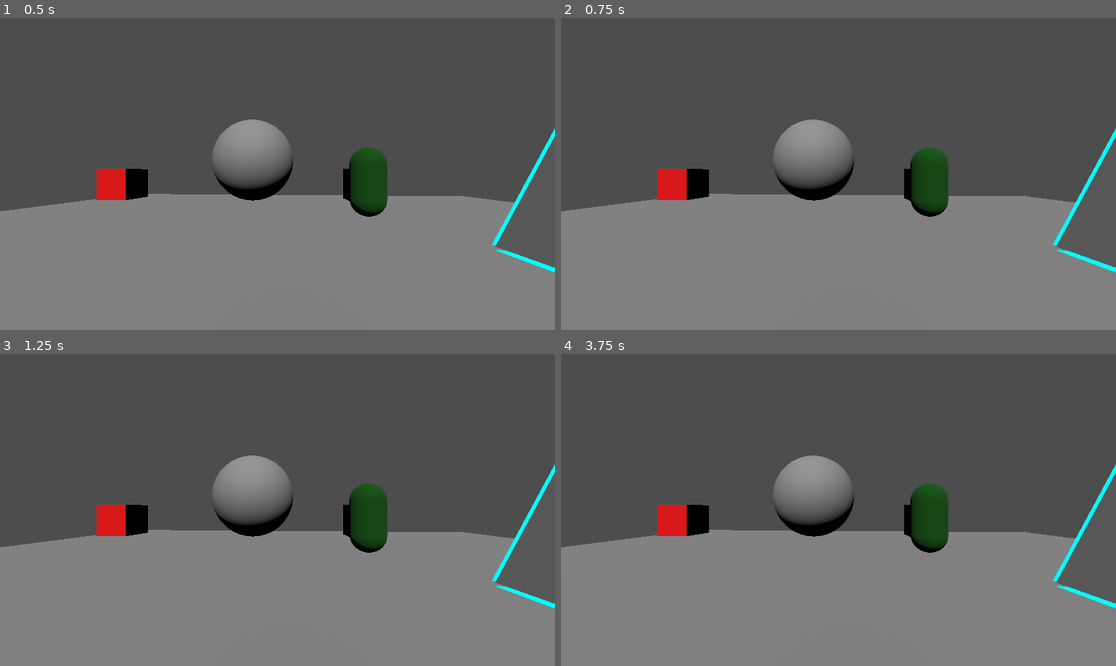
Above: before the commit, frames 1-4 (two rows, left to right).
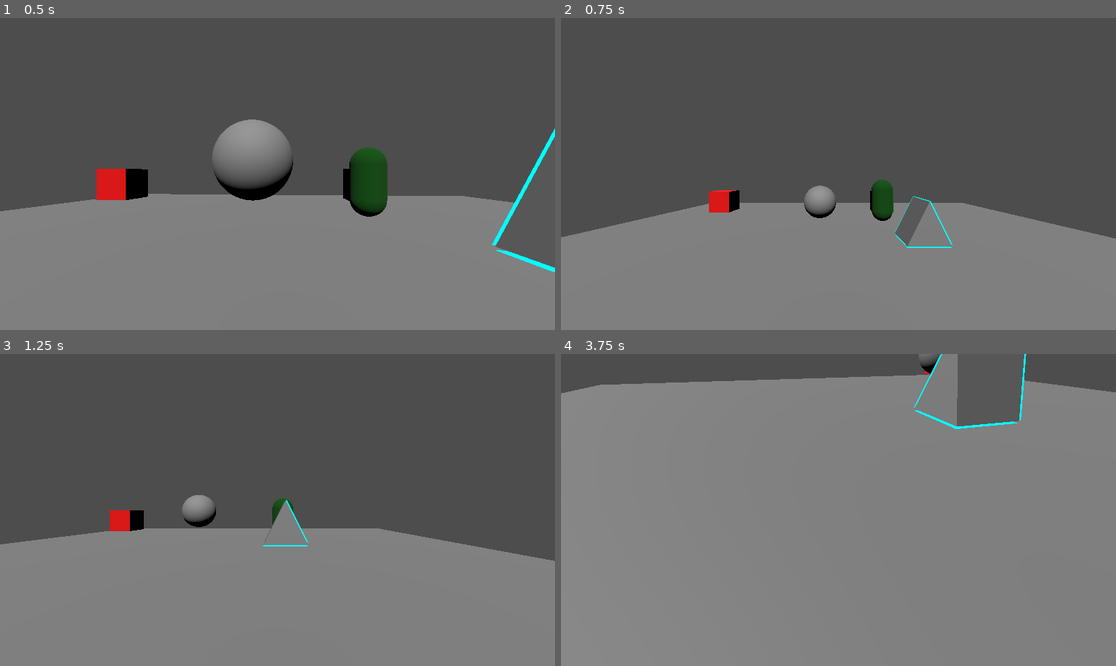
Above: after the commit, the same moments.

Repository: ZuzAser80/pstu_game
Game: Godot game, scene res://scenes/main.tscn
The game is run twice, just before and just after one commit, with the same random seed, the same clock (stepped at 60 frames per second) and the same inputs.
Inputs (mouse positions are in pixels of both pictures, inside the frame that each line leads up to):
- Up to frame 1 (0.5 s): no input
- Up to frame 2 (0.75 s): tap Enter at 0.5 s; move the mouse to (960, 158) at 0.52 s; hold D (move_right) from 0.53 s (still down); tap E at 0.6 s; click (960, 158) at 0.67 s
- Up to frame 3 (1.25 s): keep holding D (move_right)
- Up to frame 4 (3.75 s): move the mouse to (727, 525) at 1.27 s; release D (move_right) at 1.28 s; hold S (move_back) 1.28-2.03 s; tap E every 0.75 s from 1.35 to 3.6 s; click (727, 525) at 1.42 s; tap Space at 2 s; move the mouse to (894, 441) at 2.02 s; hold D (move_right) 2.03-2.78 s; click (894, 441) at 2.17 s; move the mouse to (810, 572) at 2.77 s; hold W (move_forward) 2.78-3.53 s; click (810, 572) at 2.92 s; tap Enter at 3.5 s; move the mouse to (1005, 556) at 3.52 s; hold A (move_left) from 3.53 s (still down); click (1005, 556) at 3.67 s

Frame 1 is identical in both runs. In frame 2, 10% of the frame differs, in the area x 0-100%, y 32-82%; in frame 3, 7.5%; in frame 4, 48%, in the area x 0-100%, y 0-82%.
Error after the commit: Invalid call. Nonexistent function 'has_meta' in base 'Nil'. (res://scripts/office/office_cam.gd:29)

Commit message:
added freeroam and proper swap, refactored interactions

Diff:
--- a/scenes/main.tscn
+++ b/scenes/main.tscn
@@ -1,19 +1,24 @@
 [gd_scene format=3 uid="uid://cxwt2lcl313xd"]
 
 [ext_resource type="Material" uid="uid://byr736ycqbs81" path="res://materials/simple_outline.tres" id="1_jyhfs"]
-[ext_resource type="Script" uid="uid://db82qfoqrxidm" path="res://scripts/highlight_manager.gd" id="1_tefeu"]
+[ext_resource type="Script" uid="uid://db82qfoqrxidm" path="res://scripts/misc/highlight_manager.gd" id="1_tefeu"]
 [ext_resource type="Script" uid="uid://b2kfpk05e4ucs" path="res://scripts/office/office_cam.gd" id="2_0wfyh"]
-[ext_resource type="Script" uid="uid://bh7q6bb12tdsl" path="res://scripts/breakable.gd" id="3_a8y0u"]
+[ext_resource type="Script" uid="uid://7fnki0j8tex6" path="res://scripts/misc/game_mode.gd" id="2_dp3eg"]
+[ext_resource type="Script" uid="uid://bh7q6bb12tdsl" path="res://scripts/misc/breakable.gd" id="3_a8y0u"]
 [ext_resource type="Script" uid="uid://deiw3155qusc4" path="res://scripts/office/camera_system.gd" id="3_sugp2"]
 [ext_resource type="Script" uid="uid://0f752tg6ys4m" path="res://scripts/entity/ai_state_machine.gd" id="5_tefeu"]
 [ext_resource type="Script" uid="uid://cq8lujpb4pnwc" path="res://scripts/entity/states/idle_state.gd" id="6_tefeu"]
 [ext_resource type="Script" uid="uid://c58oxvpe0vxcf" path="res://scripts/entity/states/advance_state.gd" id="7_o6xl0"]
+[ext_resource type="Script" uid="uid://cgit0e4f72ekj" path="res://scripts/misc/interactable.gd" id="8_0ld40"]
 [ext_resource type="Script" uid="uid://c5fektthy474" path="res://scripts/entity/ai_base.gd" id="8_tipki"]
 [ext_resource type="Script" uid="uid://x4dwkb8dobyg" path="res://scripts/entity/room.gd" id="9_85g3d"]
 [ext_resource type="Material" uid="uid://dixh2yisiw34v" path="res://materials/red.tres" id="10_choun"]
 [ext_resource type="Material" uid="uid://u6yxwukpiebw" path="res://materials/green.tres" id="11_ya4ey"]
 [ext_resource type="Material" uid="uid://dct1v2aiicele" path="res://materials/new_standard_material_3d.tres" id="12_eb6dy"]
 [ext_resource type="Script" uid="uid://byfxivg2ygl03" path="res://scripts/entity/states/attack_state.gd" id="12_trceg"]
+[ext_resource type="Script" uid="uid://bx6ago02thqfp" path="res://scripts/freeroam/freeroam_controller.gd" id="15_jkv2x"]
+[ext_resource type="Script" uid="uid://dog8q1b40mg6l" path="res://scripts/freeroam/freeroam_cam.gd" id="16_jbj1t"]
+[ext_resource type="Script" uid="uid://cj6t3i7baijdq" path="res://scripts/misc/interactor.gd" id="17_muem4"]
 
 [sub_resource type="NavigationMesh" id="NavigationMesh_ya4ey"]
 vertices = PackedVector3Array(-9.628397, 0.48569483, -10.900717, -9.628397, 0.48569483, 10.849283, 9.621603, 0.48569483, 10.849283, 9.621603, 0.48569483, -10.900717)
@@ -46,29 +51,6 @@
 [sub_resource type="ViewportTexture" id="ViewportTexture_sugp2"]
 viewport_path = NodePath("SubViewport")
 
-[sub_resource type="GDScript" id="GDScript_tbgi4"]
-script/source = "extends Node3D
-
-@export var outlineNode : Node;
-
-# Called when the node enters the scene tree for the first time.
-func _ready() -> void:
-	pass # Replace with function body.
-
-
-func _enable_outline() -> void:
-	print(\"on\")
-	outlineNode.set_process(true);
-
-func _disnable_outline() -> void:
-	print(\"off\")
-	outlineNode.set_process(false);
-
-# Called every frame. 'delta' is the elapsed time since the previous frame.
-func _process(delta: float) -> void:
-	pass
-"
-
 [sub_resource type="BoxShape3D" id="BoxShape3D_sugp2"]
 
 [sub_resource type="SphereMesh" id="SphereMesh_tbgi4"]
@@ -78,12 +60,29 @@
 [sub_resource type="CapsuleShape3D" id="CapsuleShape3D_ya4ey"]
 
 [sub_resource type="CapsuleMesh" id="CapsuleMesh_ya4ey"]
+
+[sub_resource type="CapsuleShape3D" id="CapsuleShape3D_muem4"]
+
+[sub_resource type="CapsuleMesh" id="CapsuleMesh_dp3eg"]
 
 [node name="Node3D" type="Node3D" unique_id=553121940]
 script = ExtResource("1_tefeu")
 highlightables = Dictionary[NodePath, NodePath]({
 NodePath("Area3D"): NodePath("Area3D/CSGMesh3D2")
 })
+
+[node name="GameModeManager" type="Node" parent="." unique_id=1711575424 node_paths=PackedStringArray("freeroam_controller", "office_controller")]
+script = ExtResource("2_dp3eg")
+freeroam_controller = NodePath("../FreeroamController")
+office_controller = NodePath("../PlayerCam")
+metadata/_custom_type_script = "uid://7fnki0j8tex6"
+
+[node name="DirectionalLight3D" type="DirectionalLight3D" parent="." unique_id=2140260495 node_paths=PackedStringArray("cameras", "display", "close_up")]
+transform = Transform3D(1, 0, 0, 0, 0.6789161, 0.73421586, 0, -0.73421586, 0.6789161, 0, 1.3558397, 0)
+script = ExtResource("3_sugp2")
+cameras = [NodePath("../SubViewport"), NodePath("../SubViewport2")]
+display = NodePath("../Sprite3D")
+close_up = NodePath("../Sprite2D")
 
 [node name="NavigationRegion3D" type="NavigationRegion3D" parent="." unique_id=1360022572]
 transform = Transform3D(1, 0, 0, 0, 1, 0, 0, 0, 0.99999994, 0, 0, -1.1641532e-10)
@@ -132,25 +131,20 @@
 transform = Transform3D(0.9977573, 0, 0.06693565, 0, 1, 0, -0.06693565, 0, 0.9977573, 0, 1.3246332, 1.2483203)
 script = ExtResource("2_0wfyh")
 
-[node name="RayCast3D" type="RayCast3D" parent="PlayerCam" unique_id=543481756]
-target_position = Vector3(0, 0, -10)
+[node name="Interactor" type="Node3D" parent="PlayerCam" unique_id=843864897]
+script = ExtResource("17_muem4")
+handle_clicks = false
+metadata/_custom_type_script = "uid://cj6t3i7baijdq"
 
 [node name="Sprite3D" type="Sprite3D" parent="." unique_id=1475930270]
 transform = Transform3D(1, 0, 0, 0, 1, 0, 0, 0, 1, 0.24792838, 2.0287864, -13.379904)
 texture = SubResource("ViewportTexture_sugp2")
-
-[node name="DirectionalLight3D" type="DirectionalLight3D" parent="." unique_id=2140260495 node_paths=PackedStringArray("cameras", "display", "close_up")]
-transform = Transform3D(1, 0, 0, 0, 0.6789161, 0.73421586, 0, -0.73421586, 0.6789161, 0, 1.3558397, 0)
-script = ExtResource("3_sugp2")
-cameras = [NodePath("../SubViewport"), NodePath("../SubViewport2")]
-display = NodePath("../Sprite3D")
-close_up = NodePath("../Sprite2D")
 
 [node name="Area3D" type="Area3D" parent="." unique_id=411017893]
 transform = Transform3D(1, 0, 0, 0, 1, 0, 0, 0, 1, -0.47539008, 1.494439, -1.2940558)
 collision_layer = 3
 collision_mask = 524291
-script = SubResource("GDScript_tbgi4")
+script = ExtResource("8_0ld40")
 metadata/number = 0
 
 [node name="CollisionShape3D" type="CollisionShape3D" parent="Area3D" unique_id=909765754]
@@ -215,6 +209,7 @@
 wait_time = 2.0
 
 [node name="NavigationAgent3D" type="NavigationAgent3D" parent="AI_Base" unique_id=90240748]
+path_desired_distance = 0.1
 
 [node name="StateMachine" type="Node" parent="AI_Base/NavigationAgent3D" unique_id=2141207203 node_paths=PackedStringArray("initial_state", "ai_base")]
 script = ExtResource("5_tefeu")
@@ -238,8 +233,31 @@
 mesh = SubResource("CapsuleMesh_ya4ey")
 surface_material_override/0 = ExtResource("12_eb6dy")
 
+[node name="FreeroamController" type="CharacterBody3D" parent="." unique_id=900121344]
+process_mode = 4
+transform = Transform3D(1, 0, 0, 0, 1, 0, 0, 0, 1, 0, 1.95737, 5.0457587)
+script = ExtResource("15_jkv2x")
+metadata/_custom_type_script = "uid://bx6ago02thqfp"
+
+[node name="FreeroamCam" type="Camera3D" parent="FreeroamController" unique_id=1344695965]
+transform = Transform3D(1, 0, 0, 0, 1, 0, 0, 0, 1, 0, 0.5, 0)
+script = ExtResource("16_jbj1t")
+metadata/_custom_type_script = "uid://dog8q1b40mg6l"
+
+[node name="Interactor" type="Node3D" parent="FreeroamController/FreeroamCam" unique_id=1483624667]
+script = ExtResource("17_muem4")
+metadata/_custom_type_script = "uid://cj6t3i7baijdq"
+
+[node name="CollisionShape3D" type="CollisionShape3D" parent="FreeroamController" unique_id=89012932]
+shape = SubResource("CapsuleShape3D_muem4")
+
+[node name="MeshInstance3D" type="MeshInstance3D" parent="FreeroamController" unique_id=1202031912]
+mesh = SubResource("CapsuleMesh_dp3eg")
+
 [connection signal="on_broken" from="SubViewport2" to="DirectionalLight3D" method="_refresh"]
 [connection signal="on_broken" from="SubViewport" to="DirectionalLight3D" method="_refresh"]
 [connection signal="clicked_closeup" from="PlayerCam" to="DirectionalLight3D" method="_on_player_cam_clicked_closeup"]
-[connection signal="on_hover_end" from="PlayerCam" to="." method="_turn_off"]
-[connection signal="on_hover_start" from="PlayerCam" to="." method="_turn_on"]
+[connection signal="on_hover_end" from="PlayerCam/Interactor" to="." method="_turn_off"]
+[connection signal="on_hover_start" from="PlayerCam/Interactor" to="." method="_turn_on"]
+[connection signal="on_hover_end" from="FreeroamController/FreeroamCam/Interactor" to="." method="_turn_off"]
+[connection signal="on_hover_start" from="FreeroamController/FreeroamCam/Interactor" to="." method="_turn_on"]
--- a/scripts/entity/ai_base.gd
+++ b/scripts/entity/ai_base.gd
@@ -5,6 +5,7 @@
 @export var hostility_level : int;
 @export var aggravation : int;
 @export var movement_speed : float;
+@export var movement_aggravation_multiplier : float = 1;
 
 @export var current_room : Room;
 @export var detection_radius : float;
@@ -16,6 +17,7 @@
 var target_room : Room;
 var physics_delta : float;
 var should_move : bool = false;
+var retreating : bool = false;
 
 signal on_reached_target;
 
--- a/scripts/entity/ai_state.gd
+++ b/scripts/entity/ai_state.gd
@@ -6,7 +6,7 @@
 const ATTACK = "AttackState"
 const ADVANCE = "AdvanceState"
 const CHASE = "ChaseState"
-const RETREAT = "RetreatState"
+const INVESTIGATE = "InvestigateState"
 
 var ai_base : AI_Base;
 
--- a/scripts/entity/ai_state_machine.gd
+++ b/scripts/entity/ai_state_machine.gd
@@ -2,7 +2,6 @@
 
 @export var initial_state : State = null;
 #@export var states : Array[State];
-
 @onready var current_state : State = get_node("IdleState");
 @export var ai_base : AI_Base;
 
--- a/scripts/entity/room.gd
+++ b/scripts/entity/room.gd
@@ -8,12 +8,21 @@
 
 @export var distance_to_office : int;
 
-func _get_neighbors_to_advance() -> Array[Room]:
+func get_neighbors(advance : bool) -> Array[Room]:
 	var res : Array[Room];
 	for r in neighbors:
-		if r.distance_to_office < distance_to_office:
-			res.append(r);
+		if advance:
+			if r.distance_to_office < distance_to_office:
+				res.append(r);
+		else:
+			if r.distance_to_office >= distance_to_office:
+				res.append(r);
 	return res;
+
+func get_all_neighbors() -> Array[Room]:
+	return neighbors
+
+
 
 # Called when the node enters the scene tree for the first time.
 func _ready() -> void:
--- a/scripts/entity/states/advance_state.gd
+++ b/scripts/entity/states/advance_state.gd
@@ -11,9 +11,17 @@
 
 func _select_room() -> void:
 	# TODO: make a check if it is near office, then should aggravate instead of moving.
-	ai_base.target_room = ai_base.current_room._get_neighbors_to_advance().pick_random();
+	var neighbors = ai_base.current_room.get_neighbors(!ai_base.retreating)
+	if neighbors.is_empty():
+		neighbors = ai_base.current_room.get_all_neighbors()
+		ai_base.aggravation += 1
+		return
+	ai_base.target_room = neighbors.pick_random();
 
 func _stop() -> void:
+	if ai_base.aggravation > 5 and ai_base.retreating:
+		ai_base.aggravation += 1;
+		ai_base.retreating = false;
 	transitioned.emit(IDLE);
 
 func exit():
--- a/scripts/entity/states/attack_state.gd
+++ b/scripts/entity/states/attack_state.gd
@@ -11,6 +11,8 @@
 	var target = ai_base.current_room.targets.pick_random()
 	if target == null: return
 	print("selected:", target.name)
+	if target.BreakableType == Breakable.BreakableType.Door:
+		print("door hit, should transition into chase but slower idk")
 	target._break()
 	if randi_range(0, 2) == 1:
 		transitioned.emit(IDLE)
--- a/scripts/entity/states/chase_state.gd
+++ b/scripts/entity/states/chase_state.gd
@@ -1,7 +1,6 @@
 extends State
 
 
-# Called when the node enters the scene tree for the first time.
 func _ready() -> void:
 	pass # Replace with function body.
 
--- a/scripts/entity/states/retreat_state.gd
+++ b/scripts/entity/states/investigate_state.gd
@@ -1,4 +1,4 @@
-extends State
+class_name InvestigateState extends State
 
 
 # Called when the node enters the scene tree for the first time.
--- a/scripts/freeroam/freeroam_cam.gd
+++ b/scripts/freeroam/freeroam_cam.gd
@@ -1,56 +1,23 @@
-extends Camera3D
+class_name FreeroamCam extends Camera3D
 
 @export var mouse_sensitivity := 0.002   # Adjust in inspector
 @export var pitch_limit := 70.0          # degrees
 @export var ray_length := 1000
 @export var collision_mask := 2
 
-signal on_interact_hover;
-signal on_interact;
-
-var can_interact : bool = true;
+@onready var body := get_parent();
 
 func _ready() -> void:
-	Input.set_mouse_mode(Input.MOUSE_MODE_CAPTURED)
+	pass
+	#Input.set_mouse_mode(Input.MOUSE_MODE_CAPTURED)
 
 func _unhandled_input(event: InputEvent) -> void:
 	_handle_mouse_motion(event);
-	_handle_mouse_button(event);
 
 
 func _handle_mouse_motion(event: InputEvent) -> void:
 	if event is InputEventMouseMotion and Input.mouse_mode == Input.MOUSE_MODE_CAPTURED:
-		rotate_y(-event.relative.x * mouse_sensitivity)
+		body.rotate_y(-event.relative.x * mouse_sensitivity)
 		var new_pitch = rotation.x - event.relative.y * mouse_sensitivity
 		new_pitch = clamp(new_pitch, deg_to_rad(-pitch_limit), deg_to_rad(pitch_limit))
 		rotation.x = new_pitch
-
-		_handle_hover();
-
-func _handle_hover() -> void:
-	var mouse_pos = get_viewport().get_mouse_position()
-	var from = project_ray_origin(mouse_pos)
-	var to = from + project_ray_normal(mouse_pos) * ray_length
-	var query = PhysicsRayQueryParameters3D.create(from, to, collision_mask)
-	query.collide_with_areas = true;
-	var result = get_world_3d().direct_space_state.intersect_ray(query)
-	can_interact = result;
-	if result:
-		var collider = result.collider as Area3D
-		can_interact = collider;
-		if collider:
-			on_interact_hover.emit();
-
-func _handle_mouse_button(event: InputEvent) -> void:
-	if event is InputEventMouseButton:
-		var mouse_pos = get_viewport().get_mouse_position()
-		var from = project_ray_origin(mouse_pos)
-		var to = from + project_ray_normal(mouse_pos) * ray_length
-		var query = PhysicsRayQueryParameters3D.create(from, to, collision_mask)
-		query.collide_with_areas = true;
-		var result = get_world_3d().direct_space_state.intersect_ray(query)
-		if result:
-			var collider = result.collider as Area3D
-			if collider:
-				on_interact_hover.emit();
-				#print("_handle_mouse_button: ", collider.get_meta("number"))
--- a/scripts/freeroam/freeroam_controller.gd
+++ b/scripts/freeroam/freeroam_controller.gd
@@ -1,10 +1,11 @@
-extends CharacterBody3D
+class_name FreeroamController extends CharacterBody3D
 
 @export var speed := 5.0
 @export var acceleration := 10.0
 
 var gravity : float = ProjectSettings.get_setting("physics/3d/default_gravity")
 
+@onready var camera : Camera3D = $FreeroamCam;
 
 func _physics_process(delta: float) -> void:
 	if not is_on_floor():
--- a/scripts/breakable.gd
+++ b/scripts/misc/breakable.gd
@@ -1,6 +1,6 @@
 class_name Breakable extends Node
 
-enum BreakableType { Camera, Radio };
+enum BreakableType { Camera, Radio, Door };
 
 @export var type : BreakableType;
 
@@ -15,4 +15,6 @@
 				set_meta("audio", false);
 		BreakableType.Radio:
 			set_meta("radius", get_meta("radius") * 0.8);
+		BreakableType.Door:
+			set_meta("durability", get_meta("durability") - 1);
 	on_broken.emit()
--- /dev/null
+++ b/scripts/misc/game_mode.gd
@@ -0,0 +1,32 @@
+class_name GameModeManager extends Node
+
+@export var freeroam_controller : FreeroamController;
+@export var office_controller : OfficeController;
+
+var is_freeroam := false
+
+func enable_freeroam() -> void:
+	freeroam_controller.process_mode = PROCESS_MODE_INHERIT
+	freeroam_controller.camera.current = true;
+	office_controller.current = false
+	office_controller.process_mode = PROCESS_MODE_DISABLED
+	Input.mouse_mode = Input.MOUSE_MODE_CAPTURED
+	is_freeroam = true;
+
+func enable_office() -> void:
+	office_controller.process_mode = PROCESS_MODE_INHERIT
+	office_controller.current = true
+	freeroam_controller.camera.current = false;
+	freeroam_controller.process_mode = PROCESS_MODE_DISABLED
+	Input.mouse_mode = Input.MOUSE_MODE_VISIBLE
+	is_freeroam = false;
+
+func swap() -> void:
+	if is_freeroam:
+		enable_office()
+	else:
+		enable_freeroam()
+
+func _unhandled_input(event: InputEvent) -> void:
+	if event is InputEventKey and event.pressed and event.keycode == KEY_E:
+		swap()
--- a/scripts/highlight_manager.gd
+++ b/scripts/misc/highlight_manager.gd
@@ -1,4 +1,4 @@
-extends Node
+class_name HighlightManager extends Node
 
 @export var highlightables : Dictionary[NodePath, NodePath]
 
--- a/scripts/interactable.gd
+++ b/scripts/misc/interactable.gd
@@ -2,5 +2,5 @@
 
 signal on_interact;
 
-func _on_interact() -> void:
+func interact() -> void:
 	on_interact.emit();
--- /dev/null
+++ b/scripts/misc/interactor.gd
@@ -0,0 +1,39 @@
+class_name Interactor extends Node3D
+
+@export var ray_length := 1000
+@export var collision_mask := 2
+@export var handle_clicks := true;
+
+@onready var camera : Camera3D = get_parent() as Camera3D;
+
+var can_interact : bool = true;
+var current_collider : CollisionObject3D;
+
+signal on_hover_start(collider);
+signal on_hover_end(collider);
+
+func _handle_hover(_event: InputEvent) -> void:
+	var mouse_pos = get_viewport().get_mouse_position()
+	var from = camera.project_ray_origin(mouse_pos)
+	var to = from + camera.project_ray_normal(mouse_pos) * ray_length
+	var query = PhysicsRayQueryParameters3D.create(from, to, collision_mask)
+	query.collide_with_areas = true;
+	var result = get_world_3d().direct_space_state.intersect_ray(query)
+	var collider: Area3D = result.collider as Area3D if result else null
+	can_interact = collider != null
+	if collider != current_collider:
+		if current_collider != null:
+			on_hover_end.emit(current_collider)
+		if collider != null:
+			on_hover_start.emit(collider)
+		current_collider = collider
+
+func _unhandled_input(event: InputEvent) -> void:
+	_handle_hover(event);
+	if handle_clicks:
+		_handle_mouse_button(event);
+
+func _handle_mouse_button(event: InputEvent) -> void:
+	if event is InputEventMouseButton and event.pressed and event.button_index == MOUSE_BUTTON_LEFT and can_interact and current_collider.has_method("interact"):
+		print("_handle_mouse_button: ", current_collider.name)
+		current_collider.interact();
--- a/scripts/office/camera_system.gd
+++ b/scripts/office/camera_system.gd
@@ -8,7 +8,6 @@
 var close_up_open := false
 var currentIndex := 0;
 
-# Called when the node enters the scene tree for the first time.
 func _ready() -> void:
 	pass;
 
--- a/scripts/office/office_cam.gd
+++ b/scripts/office/office_cam.gd
@@ -1,43 +1,13 @@
-extends Camera3D
+class_name OfficeController extends Camera3D
 
 @export var mouse_sensitivity := 0.002
 @export var pitch_limit := 70.0
-@export var ray_length := 1000
-@export var collision_mask := 2
 @export var edge_threshold := 0.08;
 @export var rotate_speed := 0.8;
 
-var can_interact : bool = true;
-var current_collider : CollisionObject3D;
+signal clicked_closeup(number : int)
 
-signal clicked_closeup(number : int)
-signal on_hover_start(collider);
-signal on_hover_end(collider);
-
-func _ready() -> void:
-	# Input.set_mouse_mode(Input.MOUSE_MODE_CAPTURED)
-	pass
-
-func _handle_hover(event: InputEvent) -> void:
-	var mouse_pos = get_viewport().get_mouse_position()
-	var from = project_ray_origin(mouse_pos)
-	var to = from + project_ray_normal(mouse_pos) * ray_length
-	var query = PhysicsRayQueryParameters3D.create(from, to, collision_mask)
-	query.collide_with_areas = true;
-	var result = get_world_3d().direct_space_state.intersect_ray(query)
-	var collider: Area3D = result.collider as Area3D if result else null
-	can_interact = collider != null
-
-	if collider != current_collider:
-		if current_collider != null:
-			on_hover_end.emit(current_collider)
-		if collider != null:
-			on_hover_start.emit(collider)
-		current_collider = collider
-
-func _unhandled_input(event: InputEvent) -> void:
-	_handle_hover(event);
-	_handle_mouse_button(event);
+@onready var interactor := $Interactor
 
 func _process(delta: float) -> void:
 	var screen_size = get_viewport().get_visible_rect().size
@@ -52,10 +22,10 @@
 		var strength = 1.0 - dist_from_edge
 		rotation.y -= rotate_speed * strength * delta
 
-func _print(collider: Variant) -> void:
-	print("calishe: ", collider)
+func _unhandled_input(event: InputEvent) -> void:
+	_handle_mouse_button(event)
 
 func _handle_mouse_button(event: InputEvent) -> void:
-	if event is InputEventMouseButton and event.pressed and event.button_index == MOUSE_BUTTON_LEFT and can_interact:
-		print("_handle_mouse_button: ", current_collider.get_meta("number"))
-		clicked_closeup.emit(current_collider.get_meta("number"));
+	if event is InputEventMouseButton and event.pressed and event.button_index == MOUSE_BUTTON_LEFT and interactor.current_collider.has_meta("number"):
+		print("_handle_mouse_button: ", interactor.current_collider.name)
+		clicked_closeup.emit(interactor.current_collider.get_meta("number"))
Not shown, added: scripts/entity/states/investigate_state.gd.uid
Not shown, removed: scripts/entity/states/retreat_state.gd.uid
Renamed: scripts/breakable.gd.uid -> scripts/misc/breakable.gd.uid
Not shown, added: scripts/misc/game_mode.gd.uid
Renamed: scripts/highlight_manager.gd.uid -> scripts/misc/highlight_manager.gd.uid
Renamed: scripts/interactable.gd.uid -> scripts/misc/interactable.gd.uid
Not shown, added: scripts/misc/interactor.gd.uid
